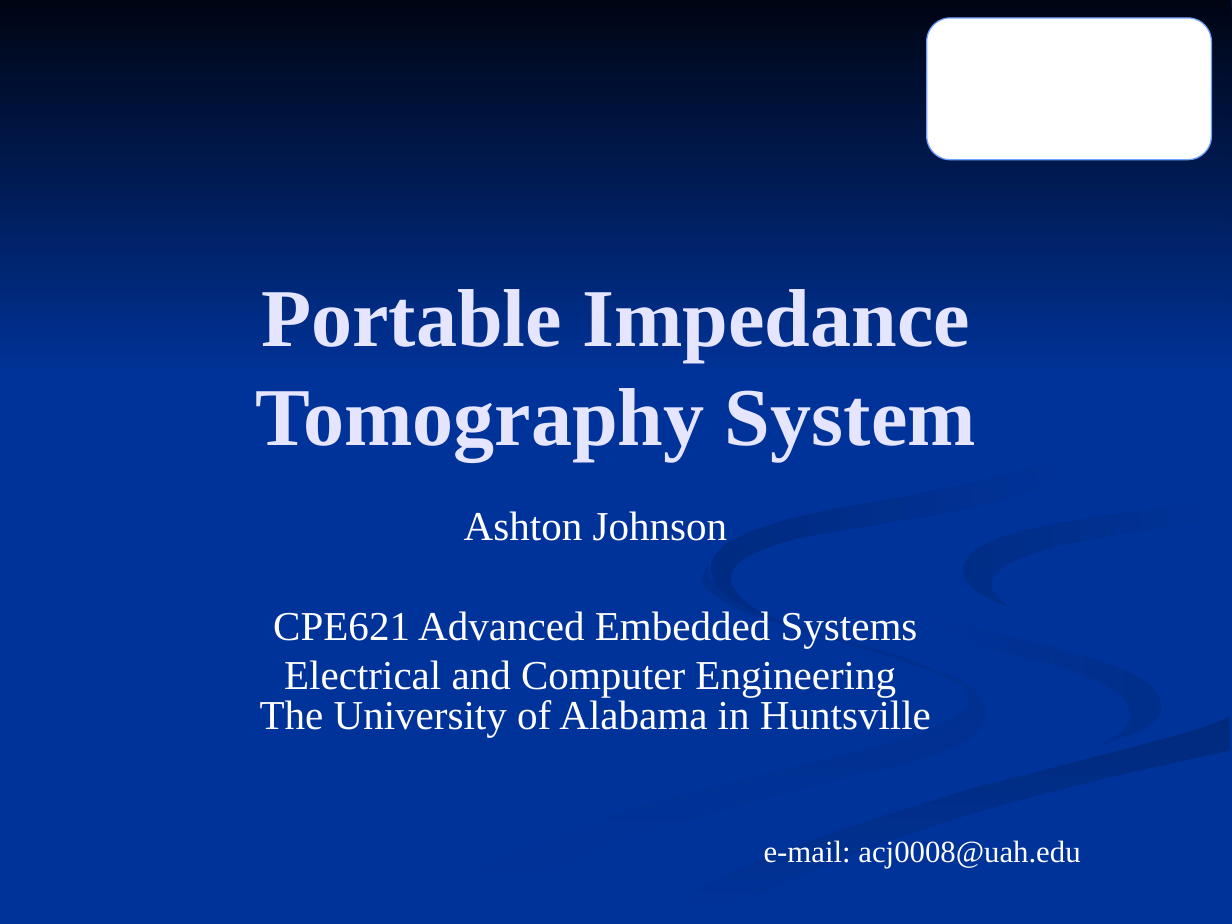
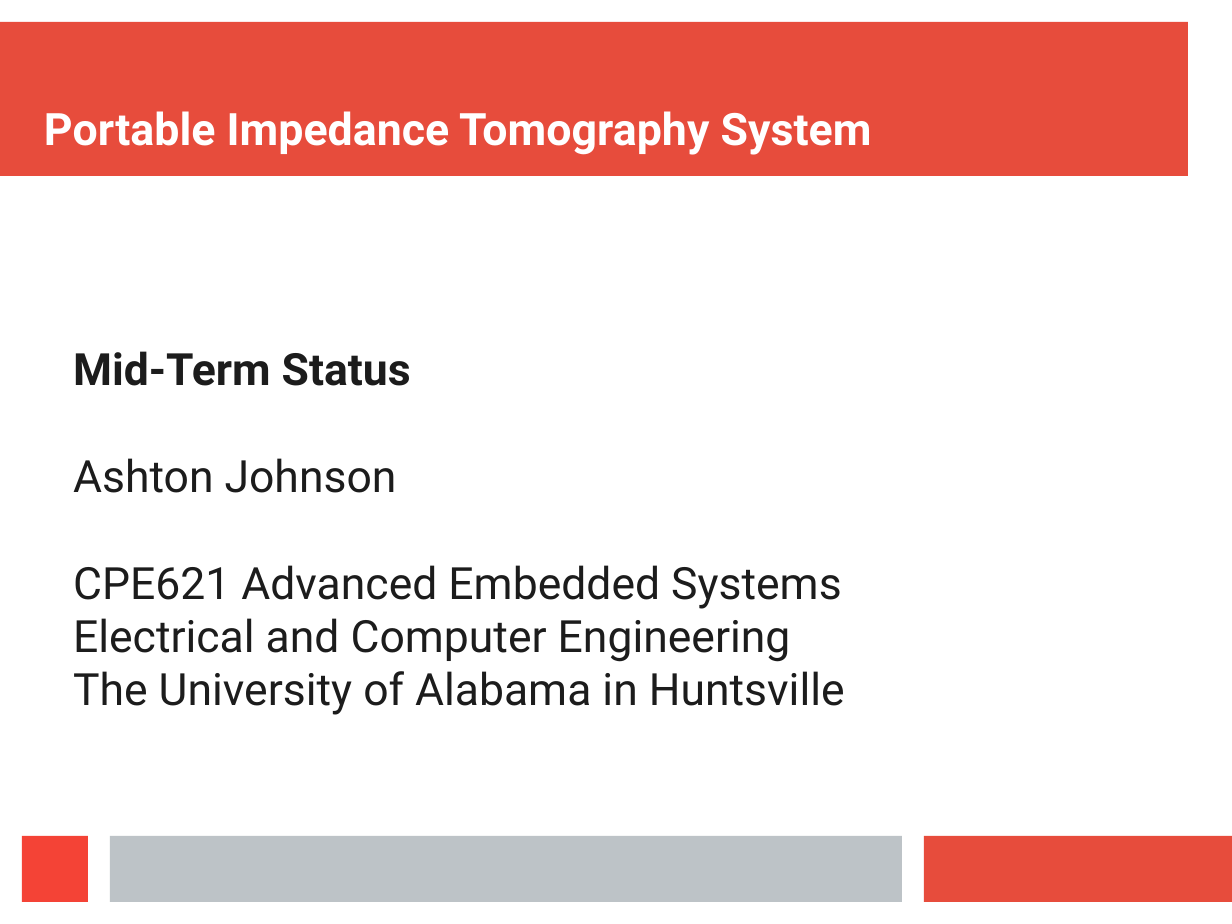
Before and after one commit to ashtonchase/portable_impedance_tomography, a slide deck: slide 1 of documentation/mid_term.odp. Drawn at 1232x924 pixels with LibreOffice and Linux fonts; fonts in the diff are those of the drawing; background and template pictures are left out. Boxes give left, top, right and bottom in pixels: in the first picture for what was removed or moved away, otherwise in the second. Text is boxed around its words. In the diff, an @@ line names an element or a change of style, - is before the commit and + after.

Commit message:
pcb design updates. updated README. updated mid_term presentation.

```diff
--- a/documentation/mid_term.odp
+++ b/documentation/mid_term.odp
@@ background #003399 to #FFFFFF @@
@@ group removed at [0, 0, 1232, 923]: 7 freeform shapes @@
@@ rectangle added at [0, 22, 1188, 176], fill #E74C3C @@
@@ rounded rectangle removed at [926, 18, 1211, 160] @@
@@ title "Portable Impedance Tomography System": place and size @@
-title "Portable Impedance Tomography System" at [256, 289, 976, 460]
+title "Portable Impedance Tomography System" at [44, 111, 872, 155]
@@ title "Portable Impedance Tomography System" at [44, 111, 872, 155]: size 48 to 26.1 pt, font Times New Roman to Roboto, text colour #E5E5FF to #FFFFFF; alignment centre to left; vertical alignment middle to bottom @@
@@ subtitle "Mid-Term Status": place and size @@
-subtitle "Mid-Term Status" at [260, 511, 931, 737]
+subtitle "Mid-Term Status" at [73, 351, 845, 715]
@@ subtitle "Mid-Term Status" at [73, 351, 845, 715]: vertical alignment top to middle @@
@@ subtitle at [73, 351, 411, 386]: paragraph added @@
+Mid-Term Status
@@ subtitle at [73, 458, 845, 715]: size 24 to 26 pt, font Times New Roman to Roboto, text colour #FFFFFF to #1C1C1C in "Ashton Johnson", "CPE621 Advanced Embedded Systems", "Electrical and Computer Engineering The University of ..."; alignment centre to left; indent changed; line spacing 0.8 to 1; less space between paragraphs @@
@@ rectangle added at [22, 837, 89, 903], fill #F44336 @@
@@ rectangle added at [110, 837, 902, 903], fill #BDC3C7 @@
@@ rectangle added at [924, 837, 1232, 903], fill #E74C3C @@
@@ text removed at [764, 840, 1080, 868] @@
-e-mail: acj0008@uah.edu
```
Also in this commit, not shown: 2 other slides changed, 11 slides added, 19 slides removed, 14 other files.
